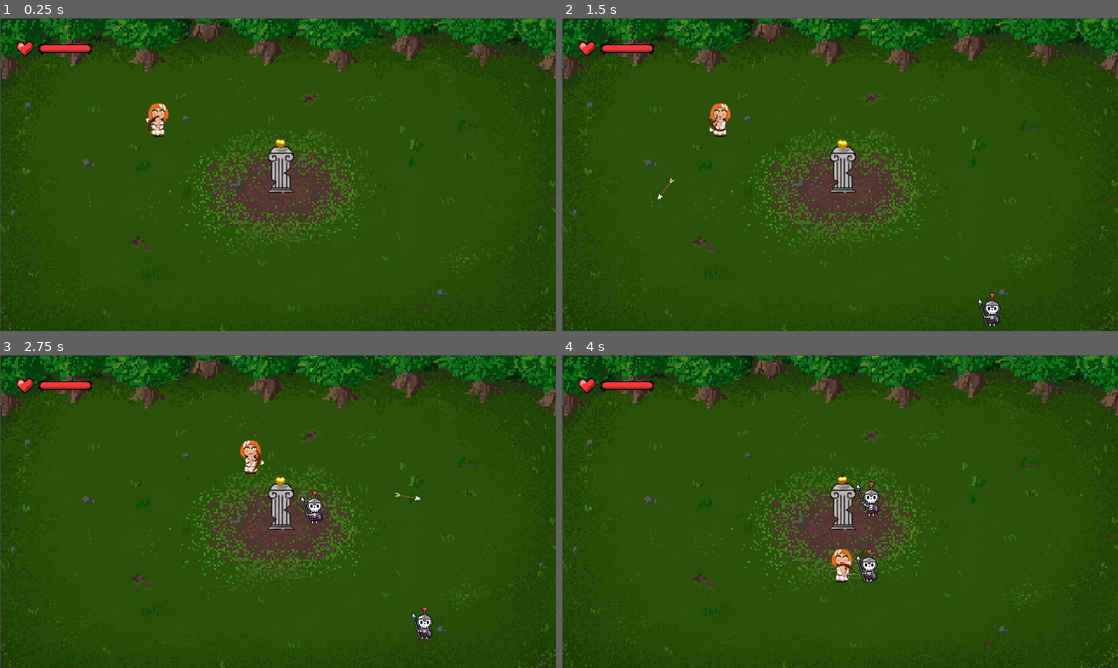
Above: before the commit, frames 1-4 (two rows, left to right).
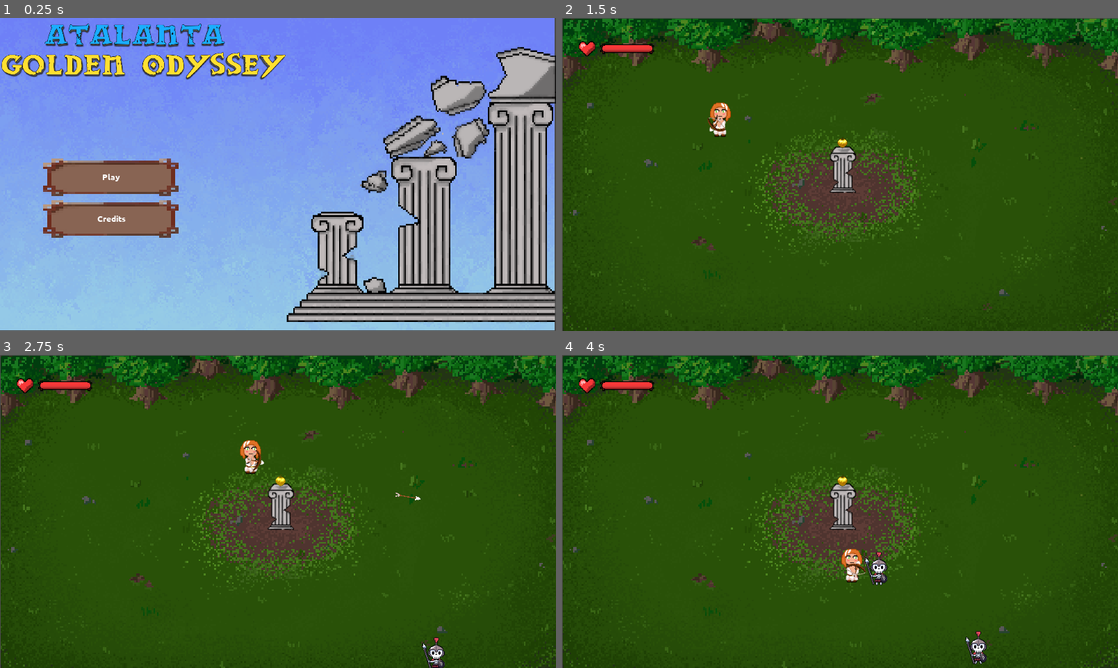
Above: after the commit, the same moments.

Repository: moisesjbc/atalanta-golden-odyssey
Game: Godot game, scene res://gui/main_menu/main_menu.tscn
Two runs of this game, one before a commit and one after it. Both use one fixed random seed, a clock stepped at 60 frames per second and the inputs below. Before the commit the project starts from res://gameplay/main_stable/main_stable.tscn. The engine's default icon, where the game draws it, is replaced by a stand-in: a white triangle on a blue panel in a dark square.
Inputs (mouse positions are in pixels of both pictures, inside the frame that each line leads up to):
- Up to frame 1 (0.25 s): no input
- Up to frame 2 (1.5 s): click (673, 218) at 0.5 s, where only the run after the commit has a clickable "Credits"; click (673, 177) at 1.25 s, where only the run after the commit has a clickable "Play"
- Up to frame 3 (2.75 s): move the mouse to (400, 495) at 2.02 s; hold Right (ui_right) from 2.03 s (still down); click (400, 495) at 2.17 s
- Up to frame 4 (4 s): move the mouse to (728, 527) at 2.77 s; release Right (ui_right) at 2.78 s; hold Down (ui_down) 2.78-3.53 s; move the mouse to (895, 442) at 3.52 s; hold Right (ui_right) from 3.53 s (still down)

The runs differ from the first frame. In frame 1, 100% of the frame differs, in the area x 0-100%, y 0-100%; in frame 2, 0.4%; in frame 3, 0.7%; in frame 4, 1.4%.

Commit message:
Add main menu (dummy)

Diff:
--- /dev/null
+++ b/godot-project/gui/button/button.gd
@@ -0,0 +1,8 @@
+extends TextureButton
+
+
+export var text: String
+
+# Called when the node enters the scene tree for the first time.
+func _ready():
+	$label.text = text
--- /dev/null
+++ b/godot-project/gui/button/button.tscn
@@ -0,0 +1,29 @@
+[gd_scene load_steps=5 format=2]
+
+[ext_resource path="res://gui/button/button.gd" type="Script" id=1]
+[ext_resource path="res://fonts/Ubuntu-B.ttf" type="DynamicFontData" id=2]
+[ext_resource path="res://gui/main_menu/boton_inicio_recortado.png" type="Texture" id=3]
+
+[sub_resource type="DynamicFont" id=1]
+size = 30
+font_data = ExtResource( 2 )
+
+[node name="button" type="TextureButton"]
+margin_right = 88.0
+margin_bottom = 36.0
+texture_normal = ExtResource( 3 )
+texture_pressed = ExtResource( 3 )
+texture_hover = ExtResource( 3 )
+texture_disabled = ExtResource( 3 )
+texture_focused = ExtResource( 3 )
+expand = true
+script = ExtResource( 1 )
+text = "Play"
+
+[node name="label" type="Label" parent="."]
+anchor_right = 1.0
+anchor_bottom = 1.0
+custom_fonts/font = SubResource( 1 )
+text = "PLAY"
+align = 1
+valign = 1
--- /dev/null
+++ b/godot-project/gui/main_menu/main_menu.gd
@@ -0,0 +1,5 @@
+extends Node2D
+
+
+func _on_play_pressed():
+	get_tree().change_scene("res://gameplay/main_stable/main_stable.tscn")
--- /dev/null
+++ b/godot-project/gui/main_menu/main_menu.tscn
@@ -0,0 +1,42 @@
+[gd_scene load_steps=5 format=2]
+
+[ext_resource path="res://gui/main_menu/fondo cielo 2.png" type="Texture" id=1]
+[ext_resource path="res://gui/main_menu/pantalla inicio 2.png" type="Texture" id=2]
+[ext_resource path="res://gui/button/button.tscn" type="PackedScene" id=3]
+[ext_resource path="res://gui/main_menu/main_menu.gd" type="Script" id=4]
+
+[node name="main_menu" type="Node2D"]
+script = ExtResource( 4 )
+
+[node name="background" type="Sprite" parent="."]
+position = Vector2( 958, 538 )
+scale = Vector2( 5.9875, 5.98889 )
+texture = ExtResource( 1 )
+
+[node name="temple" type="Sprite" parent="."]
+position = Vector2( 1350.75, 537.75 )
+scale = Vector2( 1.10795, 1.16268 )
+texture = ExtResource( 2 )
+
+[node name="vbox_container" type="VBoxContainer" parent="."]
+margin_left = 150.0
+margin_top = 485.0
+margin_right = 618.0
+margin_bottom = 758.0
+custom_constants/separation = 15
+
+[node name="play" parent="vbox_container" instance=ExtResource( 3 )]
+margin_right = 468.0
+margin_bottom = 129.0
+size_flags_horizontal = 3
+size_flags_vertical = 3
+
+[node name="credits" parent="vbox_container" instance=ExtResource( 3 )]
+margin_top = 144.0
+margin_right = 468.0
+margin_bottom = 273.0
+size_flags_horizontal = 3
+size_flags_vertical = 3
+text = "Credits"
+
+[connection signal="pressed" from="vbox_container/play" to="." method="_on_play_pressed"]
--- a/godot-project/project.godot
+++ b/godot-project/project.godot
@@ -11,7 +11,7 @@
 [application]
 
 config/name="Game Island Jam 2"
-run/main_scene="res://gameplay/main_stable/main_stable.tscn"
+run/main_scene="res://gui/main_menu/main_menu.tscn"
 config/icon="res://icon.png"
 
 [display]
Binary file added: godot-project/fonts/Ubuntu-B.ttf
Binary file added: godot-project/gui/main_menu/ANIMADOS/BOTON PLAY.png
Not shown, added: godot-project/gui/main_menu/ANIMADOS/BOTON PLAY.png.import
Binary file added: godot-project/gui/main_menu/ANIMADOS/CREDITOS.png
Not shown, added: godot-project/gui/main_menu/ANIMADOS/CREDITOS.png.import
Binary file added: godot-project/gui/main_menu/ANIMADOS/VOLVER AL MENU.png
Not shown, added: godot-project/gui/main_menu/ANIMADOS/VOLVER AL MENU.png.import
Binary file added: godot-project/gui/main_menu/Has-perdido-el-conocimie.png
Not shown, added: godot-project/gui/main_menu/Has-perdido-el-conocimie.png.import
Binary file added: godot-project/gui/main_menu/Play.png
Not shown, added: godot-project/gui/main_menu/Play.png.import
Binary file added: godot-project/gui/main_menu/Replay (3).png
(and 17 more such lines)
